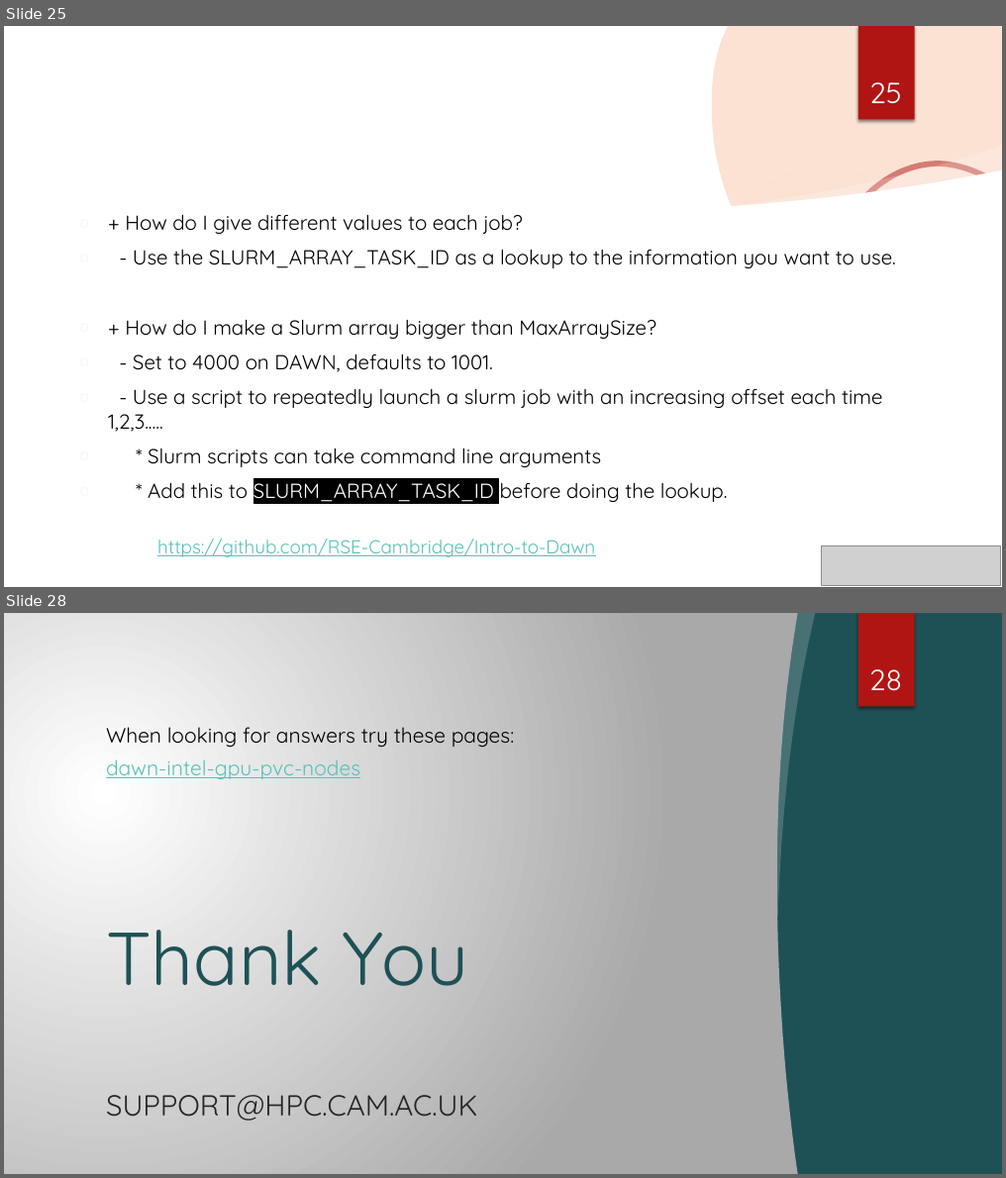
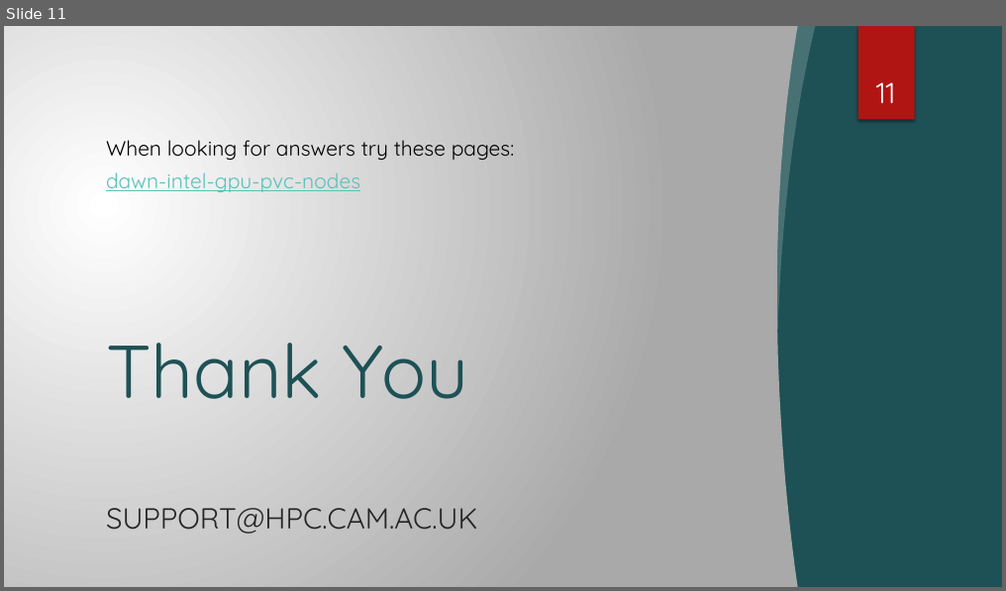
Before and after one commit to RSE-Cambridge/Intro-to-Dawn, a slide deck: Part3-PythonEnvironments/Slides/PyEnvs_onDAWN.pptx. Shown one above the other, each under a label of ours: slides 25 and 28 before the commit, slide 11 after it; the slides between them are not shown. The pictures are 1006x1178 and 1006x591 pixels, drawn with LibreOffice and Linux fonts; fonts in the diff are those of the drawing; grey boxes stand for pictures; background and template pictures are left out. Boxes give left, top, right and bottom in pixels: in the first picture for what was removed or moved away, otherwise in the second. Text is boxed around its words. In the diff, an @@ line names an element or a change of style, - is before the commit and + after.

```diff
--- a/Part3-PythonEnvironments/Slides/PyEnvs_onDAWN.pptx
+++ b/Part3-PythonEnvironments/Slides/PyEnvs_onDAWN.pptx
@@ slide 25 removed at [4, 26, 1002, 587], background picture (left out); not listed: 1 template element that a slide beside it also shows @@
@@ freeform shape removed at [712, 26, 1002, 408] @@
@@ rectangle removed at [858, 26, 915, 120] @@
@@ page number removed at [869, 82, 902, 103] @@
-25
@@ freeform shape removed at [4, 171, 1002, 587] @@
@@ ellipse removed at [709, 163, 939, 393] @@
@@ freeform shape removed at [718, 146, 1002, 213] @@
@@ freeform shape removed at [810, 164, 1002, 587] @@
@@ text removed at [108, 215, 896, 502] @@
-o + How do I give different values to each job?
-o - Use the SLURM_ARRAY_TASK_ID as a lookup to the information you want to use.
-o + How do I make a Slurm array bigger than MaxArraySize?
-o - Set to 4000 on DAWN, defaults to 1001.
-o - Use a script to repeatedly launch a slurm job with an increasing offset each time 1,2,3.....
-o * Slurm scripts can take command line arguments
-o * Add this to SLURM_ARRAY_TASK_ID before doing the lookup.
@@ title removed at [209, 250, 450, 269] @@
-Slurm Array Jobs
@@ text removed at [157, 539, 595, 558] @@
-https://github.com/RSE-Cambridge/Intro-to-Dawn
@@ picture removed at [822, 547, 1001, 586] @@
@@ what was slide 28 is now slide 11 @@
@@ page number at [876, 82, 896, 103]: text changed @@
-28
+11
```
Also in this commit, not shown: 3 slides changed, 7 slides added, 23 other slides removed, 1 other file.
